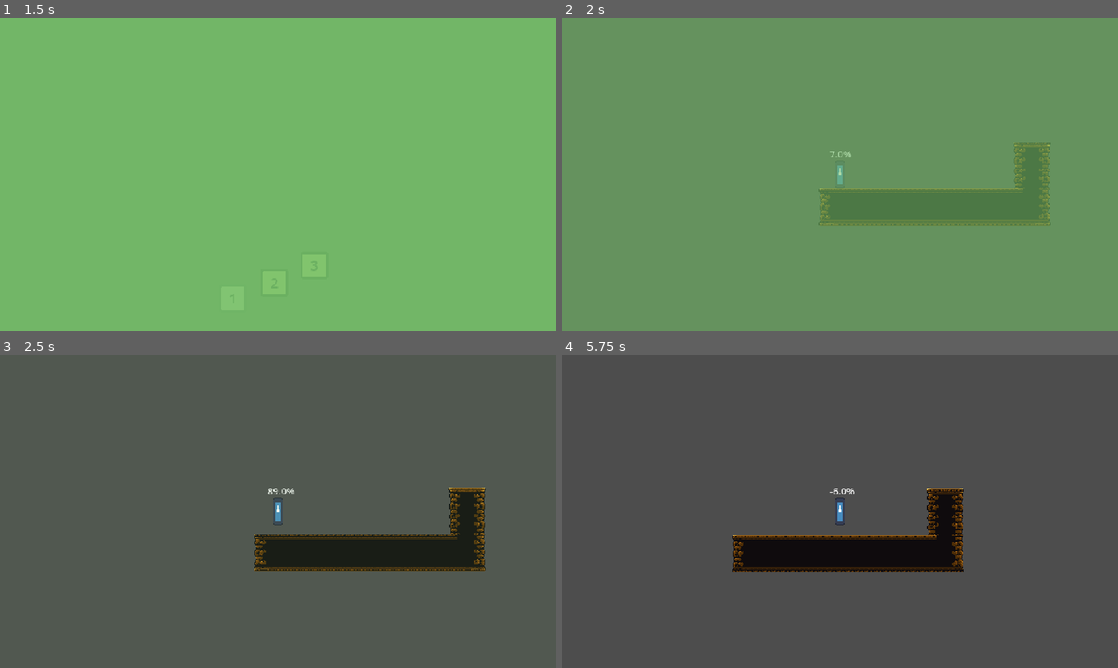
Above: before the commit, frames 1-4 (two rows, left to right).
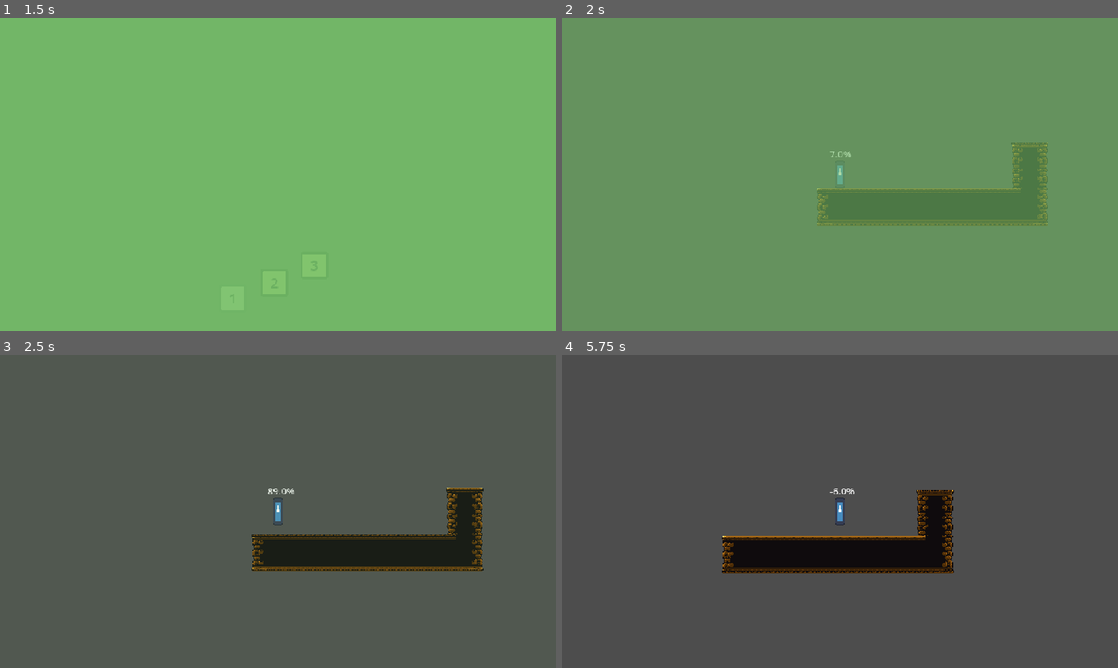
Above: after the commit, the same moments.

Repository: ygda-org/towerglass
Game: Godot game, scene res://ui/level_select.tscn
Same seed, same stepped clock (60 frames per second), same inputs: the game is played once before the commit and once after it. The engine's default icon, where the game draws it, is replaced by a stand-in: a white triangle on a blue panel in a dark square. Sound files missing from this copy of the repository are replaced by a short silence.
Inputs:
- Up to frame 1 (1.5 s): click "1" at 0.5 s; hold D (right) from 1.28 s (still down)
- Up to frame 2 (2 s): keep holding D (right); tap Space (jump) at 1.52 s
- Up to frame 3 (2.5 s): keep holding D (right); tap Space (jump) at 2.27 s
- Up to frame 4 (5.75 s): release D (right) at 2.78 s; hold A (left) 2.78-3.53 s; tap Enter at 3.5 s; hold D (right) 3.53-5.03 s; tap Space (jump) at 3.77, 4.52, 5.27 s; hold A (left) from 5.03 s (still down)

Frame 1 is identical in both runs. In frame 2, 0.7% of the frame differs, in the area x 45-88%, y 39-67%; in frame 3, 1.2%; in frame 4, 2.7%, in the area x 28-73%, y 42-70%.

Commit message:
fix movement

Diff:
--- a/player/player.gd
+++ b/player/player.gd
@@ -41,7 +41,7 @@
 			grav_mult = gravity_curve_dec.sample(velocity.y/MAX_FALL_SPEED)
 		else:
 			grav_mult = gravity_curve_asc.sample(velocity.y/MAX_JUMP)
-		velocity.y += GRAVITY * delta # add curve later
+		velocity.y = move_toward(velocity.y, MAX_FALL_SPEED, delta*GRAVITY*grav_mult)
 	move_and_slide()
 
 	sand_in_bottom += delta
--- a/player/player.tscn
+++ b/player/player.tscn
@@ -4,12 +4,12 @@
 [ext_resource type="Texture2D" uid="uid://b80ubkmo4x1vu" path="res://assets/icon.svg" id="2_rkbax"]
 
 [sub_resource type="Curve" id="Curve_qjkh3"]
-_data = [Vector2(0, 0.4545455), 0.0, -0.1595681, 0, 0, Vector2(1, 0.099173546), -1.2676758, 0.0, 0, 0]
+_data = [Vector2(0, 1), 0.0, -0.1595681, 0, 0, Vector2(1, 0.8016529), -0.56181103, 0.0, 0, 0]
 point_count = 2
 
 [sub_resource type="Curve" id="Curve_g6k8r"]
-_data = [Vector2(0, 0.25619835), 0.0, 2.4777322, 0, 0, Vector2(0.26693225, 1), 0.94828826, 0.0, 0, 0]
-point_count = 2
+_data = [Vector2(0, 0.6280992), 0.0, 2.4777322, 0, 0, Vector2(0.26693225, 1), 0.94828826, 0.0, 0, 0, Vector2(1, 0.71900827), -0.8396305, 0.0, 0, 0]
+point_count = 3
 
 [sub_resource type="Curve" id="Curve_rkbax"]
 _data = [Vector2(0, 0.23140502), 0.0, 1.6076446, 0, 0, Vector2(1, 1), 0.028416228, 0.0, 0, 0]
